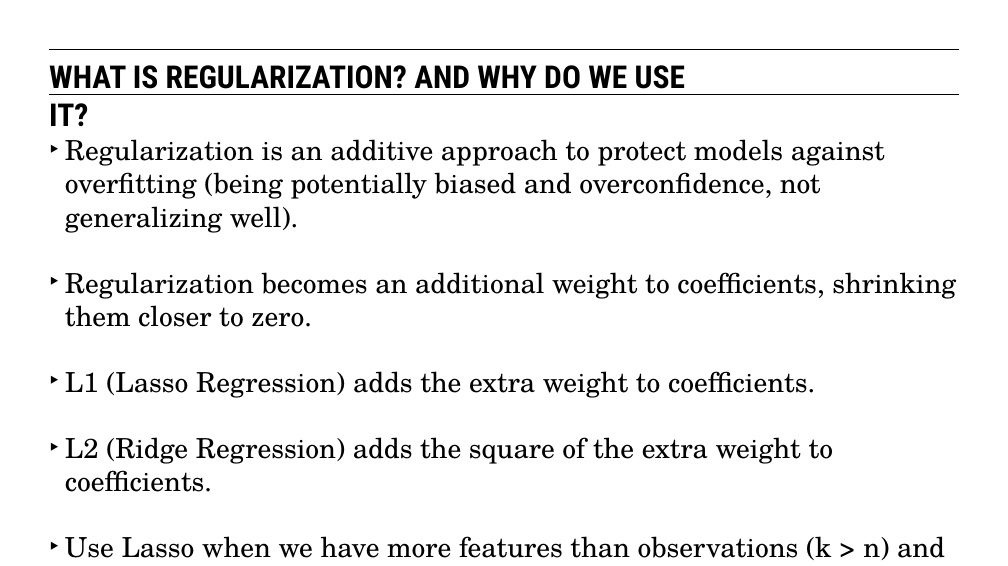
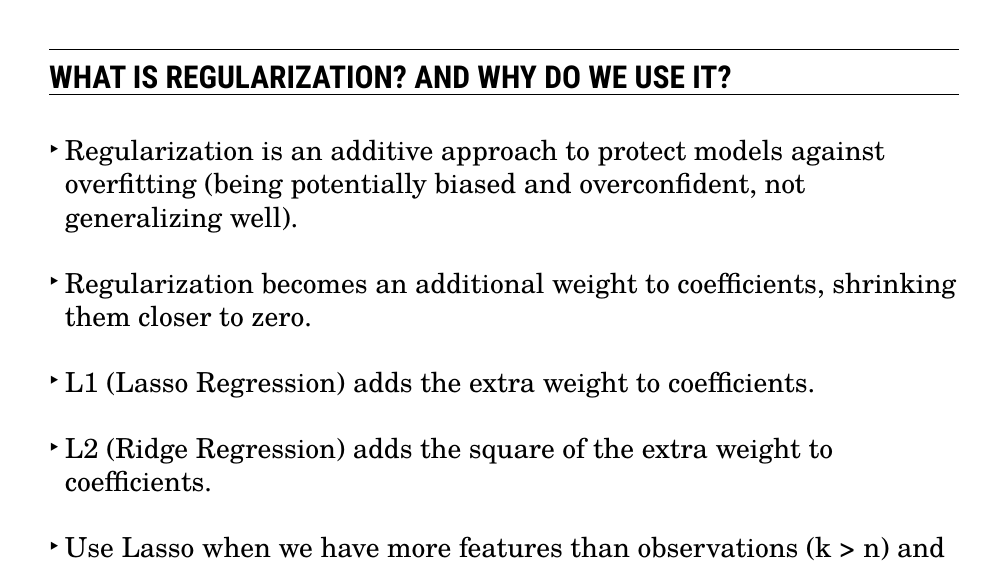
Before and after one commit to eflautt/ga-data-science, a slide deck: slide 33 of lessons/lesson-07/07-evaluating-model-fit.pptx (slide 27 before the commit). Drawn at 1008x566 pixels with LibreOffice and Linux fonts; fonts in the diff are those of the drawing. Boxes give left, top, right and bottom in pixels: in the first picture for what was removed or moved away, otherwise in the second. Text is boxed around its words. In the diff, an @@ line names an element or a change of style, - is before the commit and + after.

```diff
--- a/lessons/lesson-07/07-evaluating-model-fit.pptx
+++ b/lessons/lesson-07/07-evaluating-model-fit.pptx
@@ text "WHAT IS REGULARIZATION? AND WHY ..." rewrapped from [49,65,685,126] to [49,65,731,95] @@
@@ text at [65,139,885,233]: text changed @@
-‣ Regularization is an additive approach to protect models against overfitting (being potentially biased and overconfidence, not generalizing well).
+‣ Regularization is an additive approach to protect models against overfitting (being potentially biased and overconfident, not generalizing well).
```
Also in this commit, not shown: 24 other slides changed, 12 slides added.
